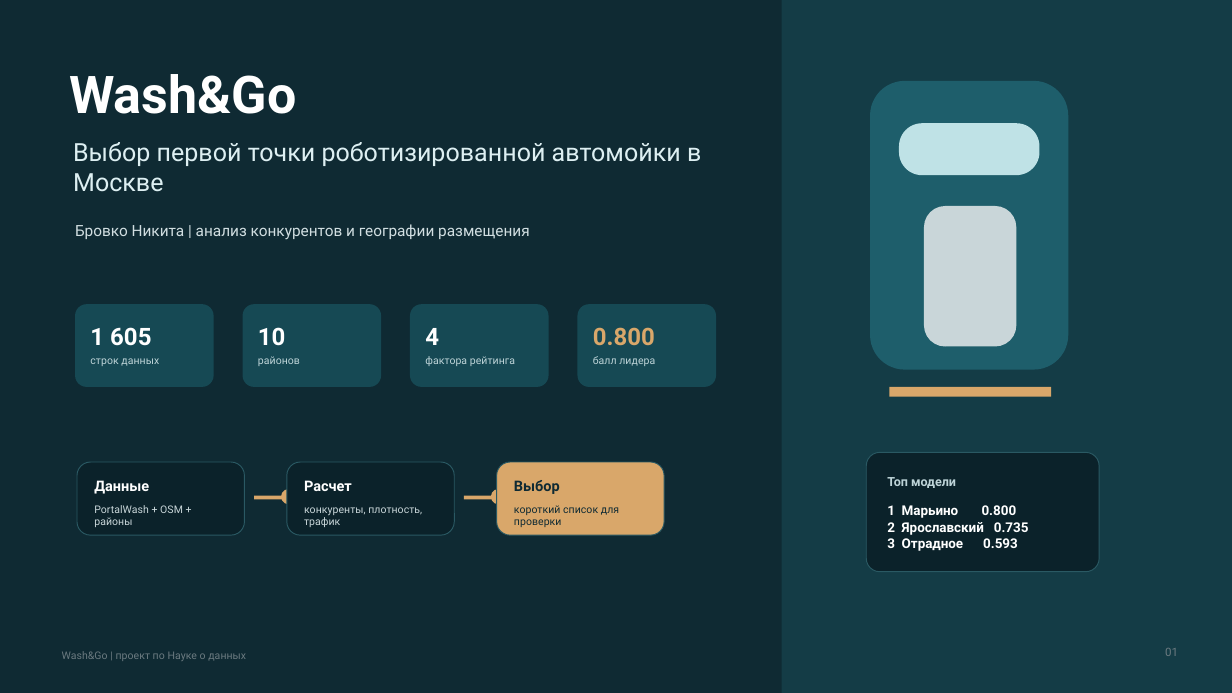
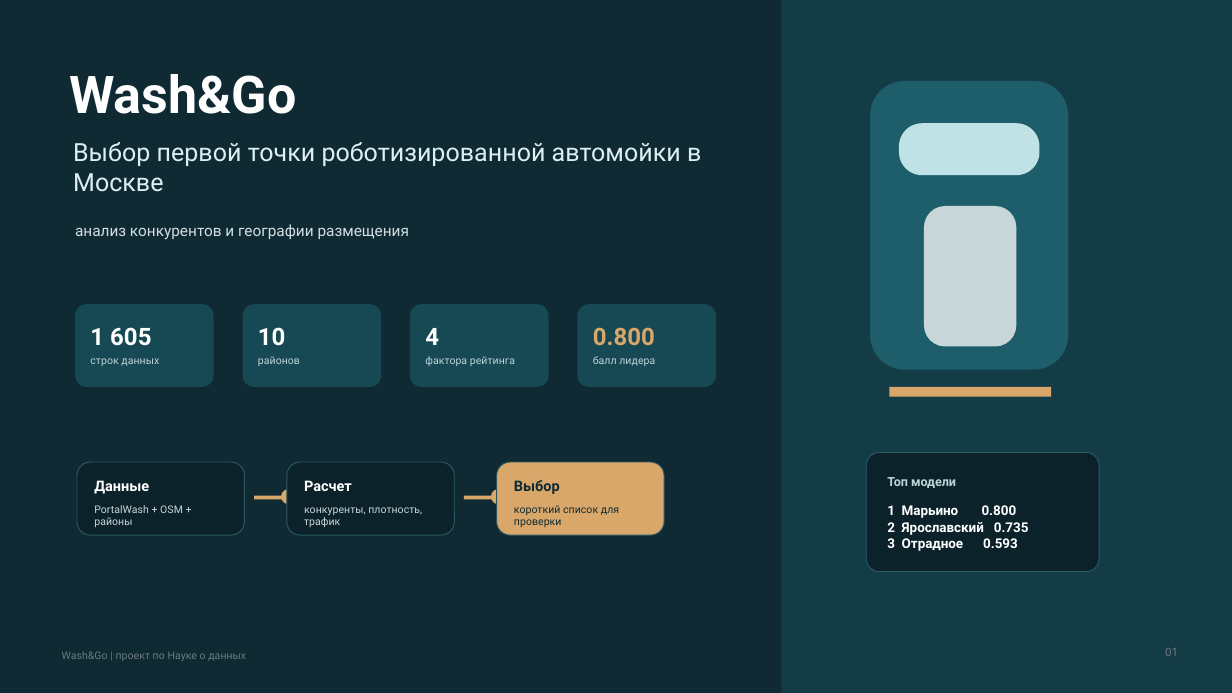
Before and after one commit to Babaykka/project_hse, a slide deck: slide 1 of reports/WashGo_presentation.pptx. Drawn at 1232x693 pixels with LibreOffice and Linux fonts; fonts in the diff are those of the drawing. Boxes give left, top, right and bottom in pixels: in the first picture for what was removed or moved away, otherwise in the second. Text is boxed around its words. In the diff, an @@ line names an element or a change of style, - is before the commit and + after.

```diff
--- a/reports/WashGo_presentation.pptx
+++ b/reports/WashGo_presentation.pptx
@@ text at <box>75,224,409,240</box>: text changed @@
-Бровко Никита | анализ конкурентов и географии размещения
+анализ конкурентов и географии размещения
```
Also in this commit, not shown: 1 other file.
